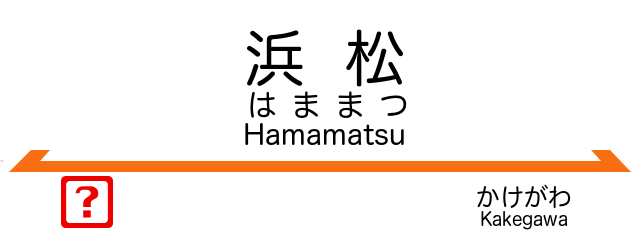
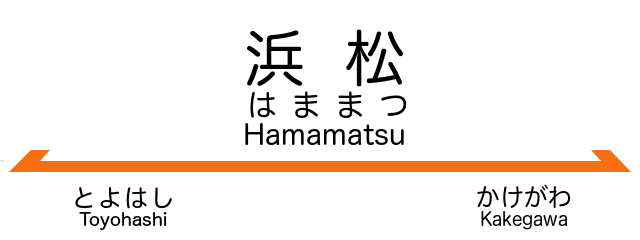
Revision of a layered (640, 240) image; what changed, layer by layer:
painted on "次駅" over [left=61, top=176, right=172, bottom=230]
